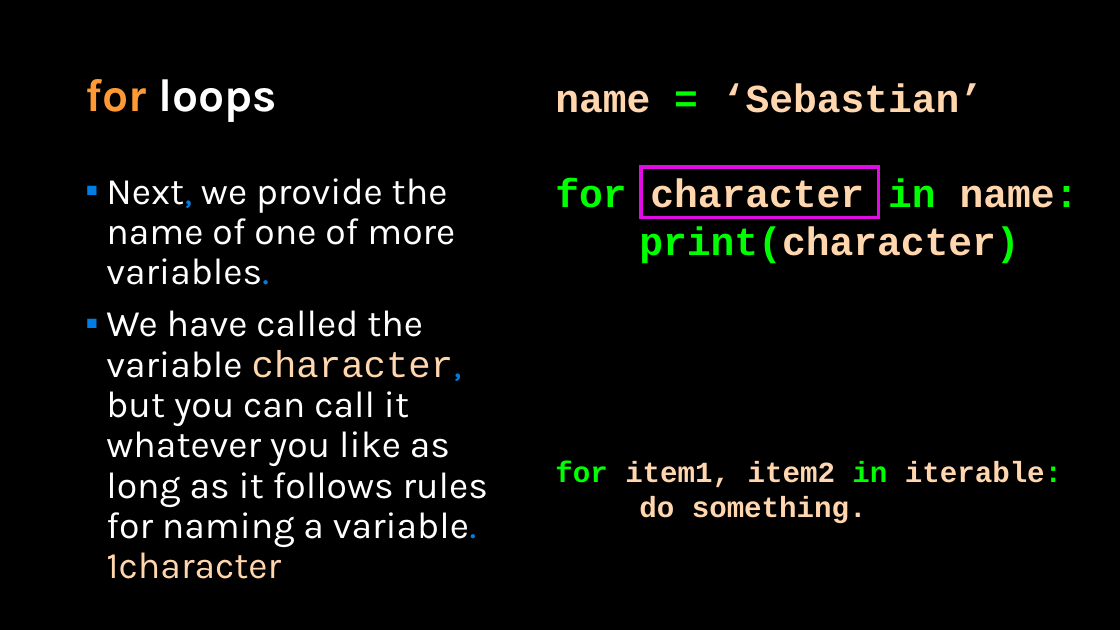
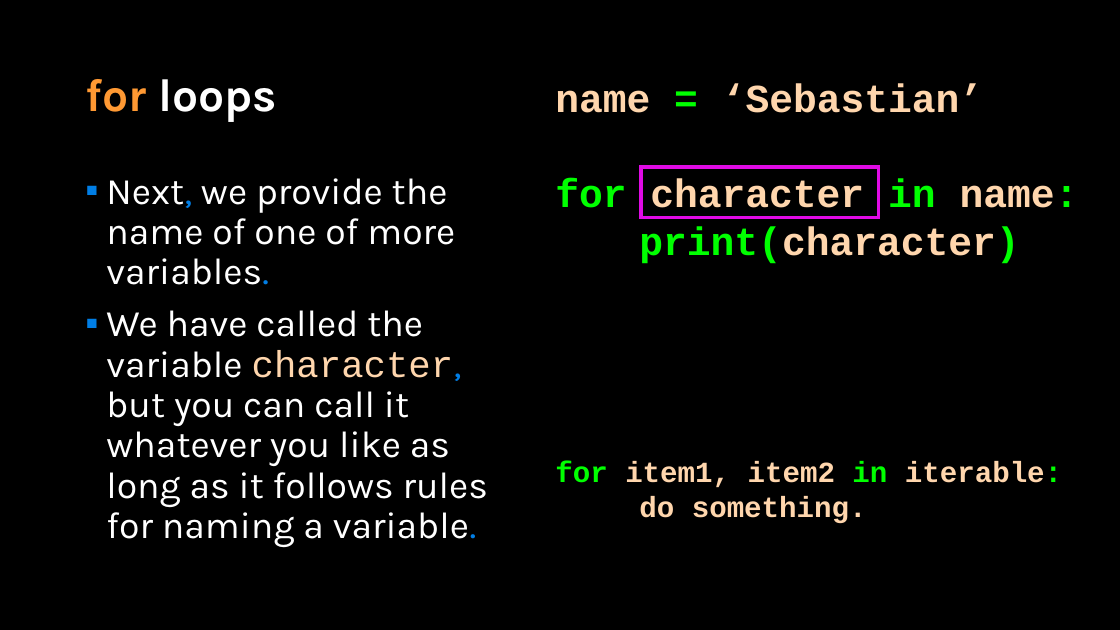
Before and after one commit to APS106/APS106-winter-2022-material, a slide deck: slide 12 of lectures/week6/lecture1/slides/week6_lecture1.pptx. Drawn at 1120x630 pixels with LibreOffice and Linux fonts; fonts in the diff are those of the drawing; background and template pictures are left out. Boxes give left, top, right and bottom in pixels: in the first picture for what was removed or moved away, otherwise in the second. Text is boxed around its words. In the diff, an @@ line names an element or a change of style, - is before the commit and + after.

```diff
--- a/lectures/week6/lecture1/slides/week6_lecture1.pptx
+++ b/lectures/week6/lecture1/slides/week6_lecture1.pptx
@@ text at [106,310,488,548]: text changed @@
-▪ We have called the variable character, but you can call it whatever you like as long as it follows rules for naming a variable. 1character
+▪ We have called the variable character, but you can call it whatever you like as long as it follows rules for naming a variable.
```
Also in this commit, not shown: 5 other slides changed, 6 other files.
